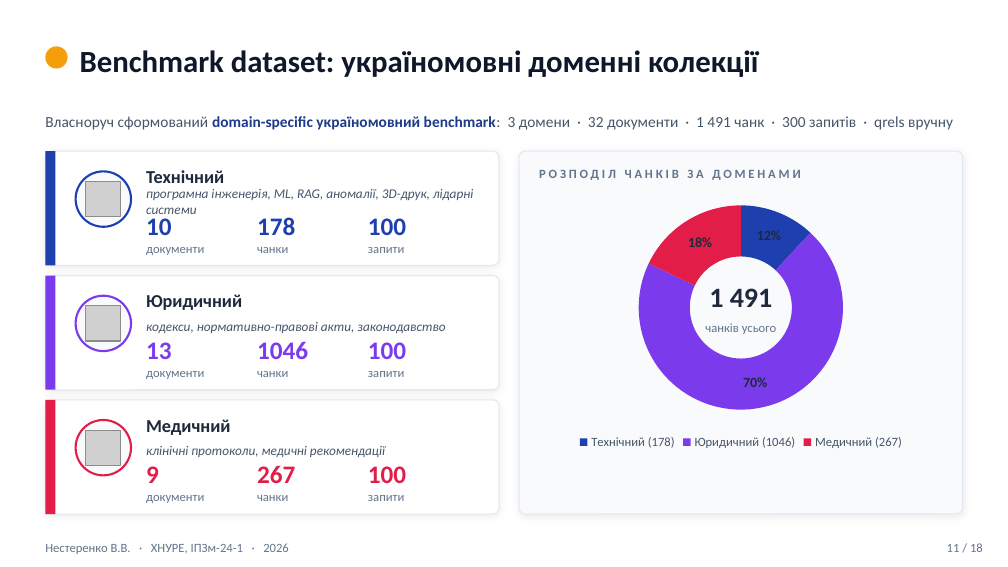
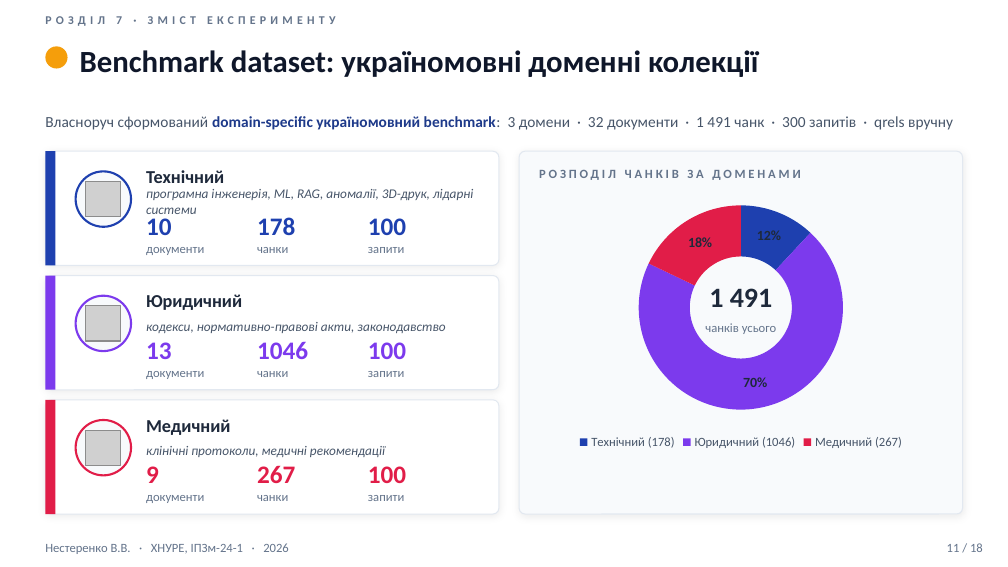
Before and after one commit to vitaliinnest/kb-semantic-search-benchmark, a slide deck: slide 11 of thesis/Nesterenko_Presentation.pptx. Drawn at 1008x567 pixels with LibreOffice and Linux fonts; fonts in the diff are those of the drawing; grey boxes stand for pictures. Boxes give left, top, right and bottom in pixels: in the first picture for what was removed or moved away, otherwise in the second. Text is boxed around its words. In the diff, an @@ line names an element or a change of style, - is before the commit and + after.

```diff
--- a/thesis/Nesterenko_Presentation.pptx
+++ b/thesis/Nesterenko_Presentation.pptx
@@ text added at (45, 16, 335, 26), 8.5 pt, text #64748B, bold @@
+РОЗДІЛ 7 · ЗМІСТ ЕКСПЕРИМЕНТУ
```
Also in this commit, not shown: 16 other slides changed, 1 other file.
